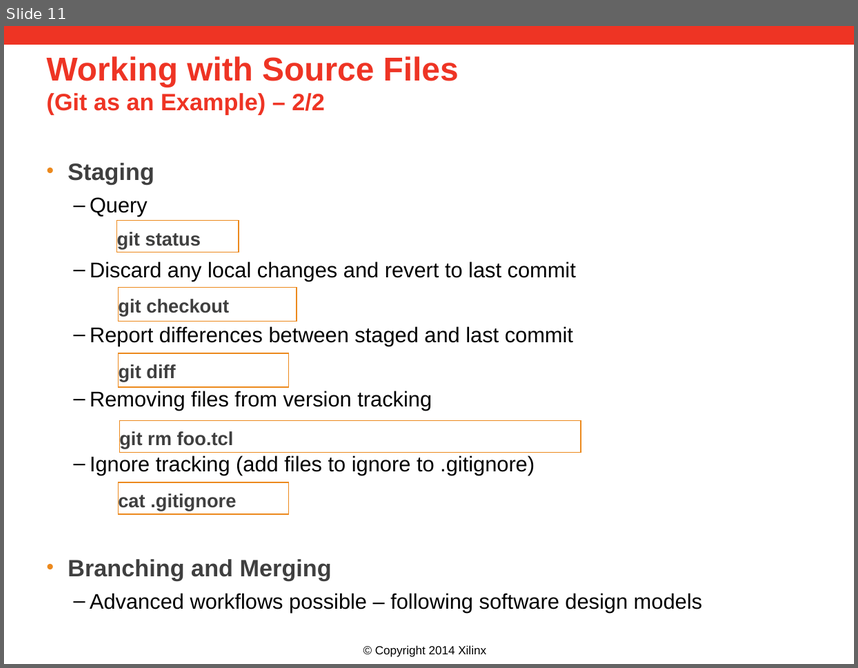
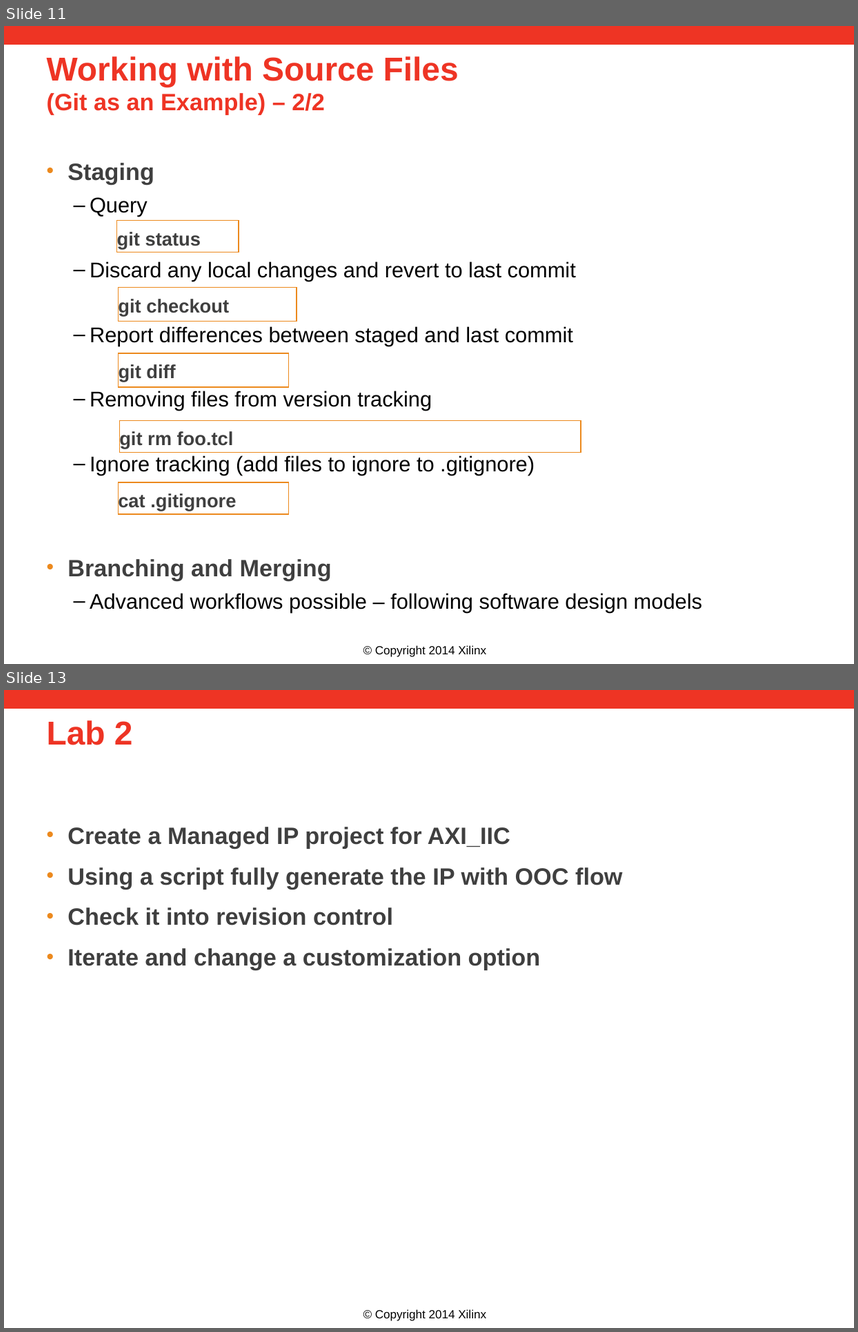
Before and after one commit to Xilinx/revCtrl, a slide deck: doc/versionControl.pptx. Shown one above the other, each under a label of ours: slide 11 before the commit, slides 11 and 13 after it; the slides between them are not shown. The pictures are 858x668 and 858x1332 pixels, drawn with LibreOffice and Linux fonts; fonts in the diff are those of the drawing; background and template pictures are left out. Boxes give left, top, right and bottom in pixels: in the first picture for what was removed or moved away, otherwise in the second. Text is boxed around its words. In the diff, an @@ line names an element or a change of style, - is before the commit and + after.

```diff
--- a/doc/versionControl.pptx
+++ b/doc/versionControl.pptx
@@ slide 13 added at <box>4,690,854,1328</box>, background #FFFFFF; not listed: 2 template elements that a slide beside it also shows @@
@@ title added at <box>47,720,133,745</box>, 28 pt, text #EE3424, bold @@
+Lab 2
@@ text added at <box>67,827,622,970</box>, 20 pt, text #3F3F3F, bold @@
+• Create a Managed IP project for AXI_IIC
+• Using a script fully generate the IP with OOC flow
+• Check it into revision control
+• Iterate and change a customization option
```
Also in this commit, not shown: 2 other slides added, 2 other files.
